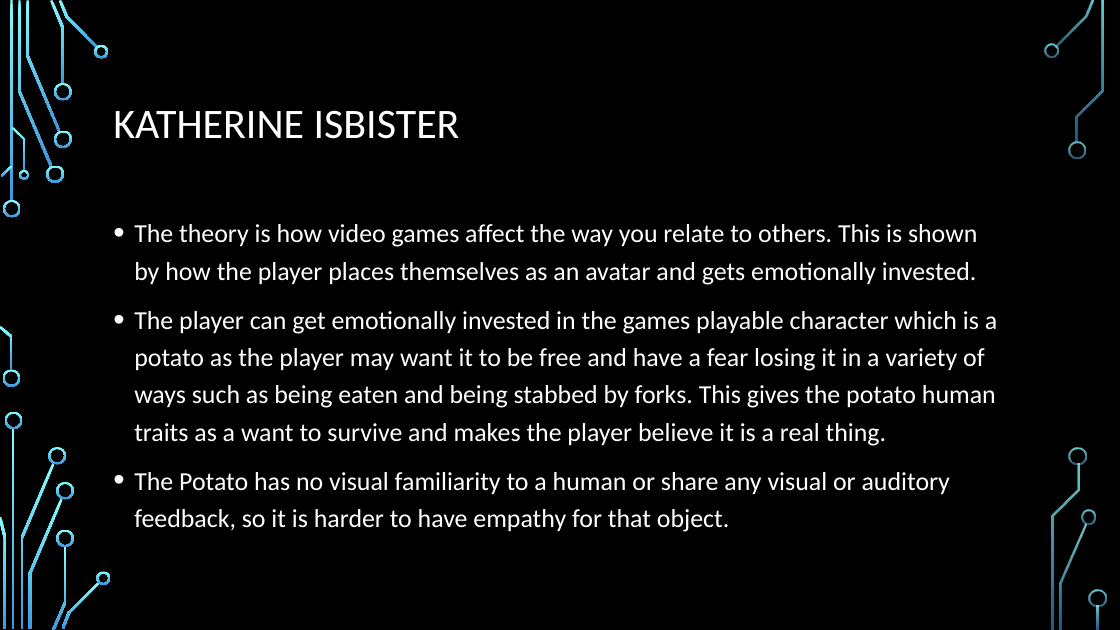
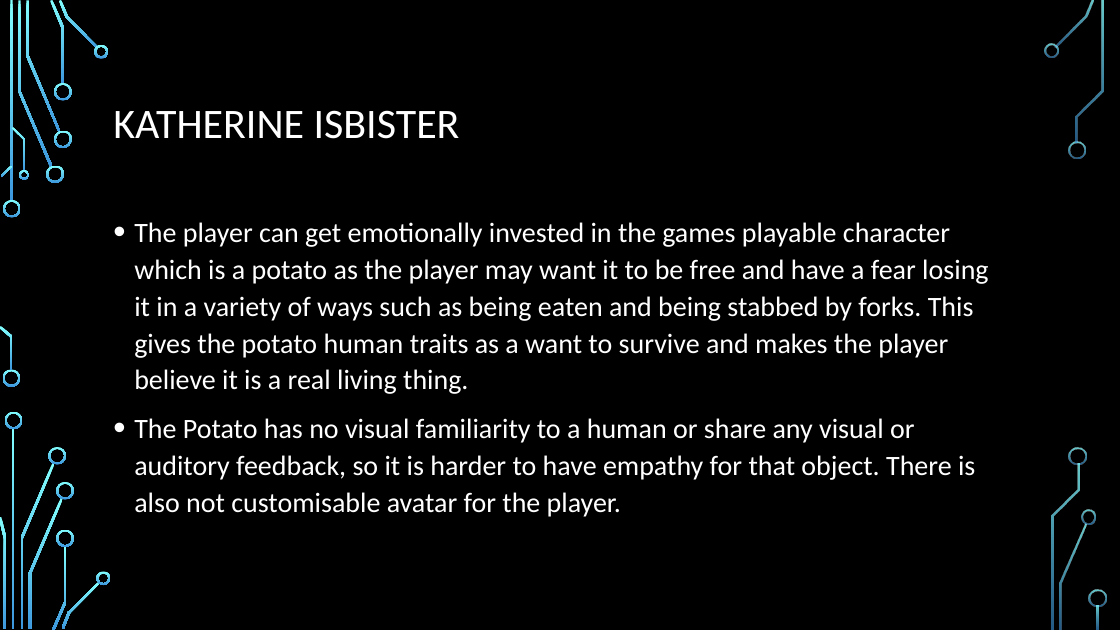
Before and after one commit to Mukkablue/PotatoEatersGame, a slide deck: slide 9 of BradleyMcDonaldExamPresentation.pptx (slide 8 before the commit). Drawn at 1120x630 pixels with LibreOffice and Linux fonts; fonts in the diff are those of the drawing; background and template pictures are left out. Boxes give left, top, right and bottom in pixels: in the first picture for what was removed or moved away, otherwise in the second. Text is boxed around its words. In the diff, an @@ line names an element or a change of style, - is before the commit and + after.

```diff
--- a/BradleyMcDonaldExamPresentation.pptx
+++ b/BradleyMcDonaldExamPresentation.pptx
@@ text at bbox=[134, 222, 988, 517]: text changed; size 22.2 to 24 pt @@
-• The theory is how video games affect the way you relate to others. This is shown by how the player places themselves as an avatar and gets emotionally invested.
-• The player can get emotionally invested in the games playable character which is a potato as the player may want it to be free and have a fear losing it in a variety of ways such as being eaten and being stabbed by forks. This gives the potato human traits as a want to survive and makes the player believe it is a real thing.
-• The Potato has no visual familiarity to a human or share any visual or auditory feedback, so it is harder to have empathy for that object.
+• The player can get emotionally invested in the games playable character which is a potato as the player may want it to be free and have a fear losing it in a variety of ways such as being eaten and being stabbed by forks. This gives the potato human traits as a want to survive and makes the player believe it is a real living thing.
+• The Potato has no visual familiarity to a human or share any visual or auditory feedback, so it is harder to have empathy for that object. There is also not customisable avatar for the player.
```
Also in this commit, not shown: 3 other slides changed, 1 slide added, 1 other file.
